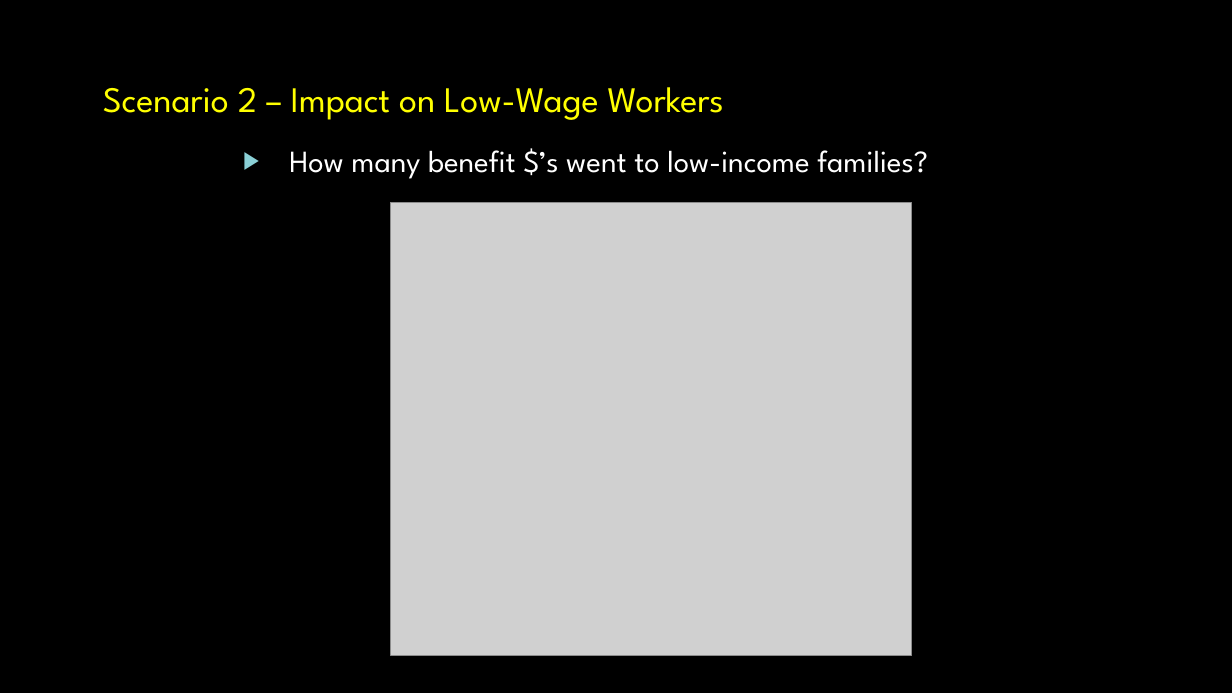
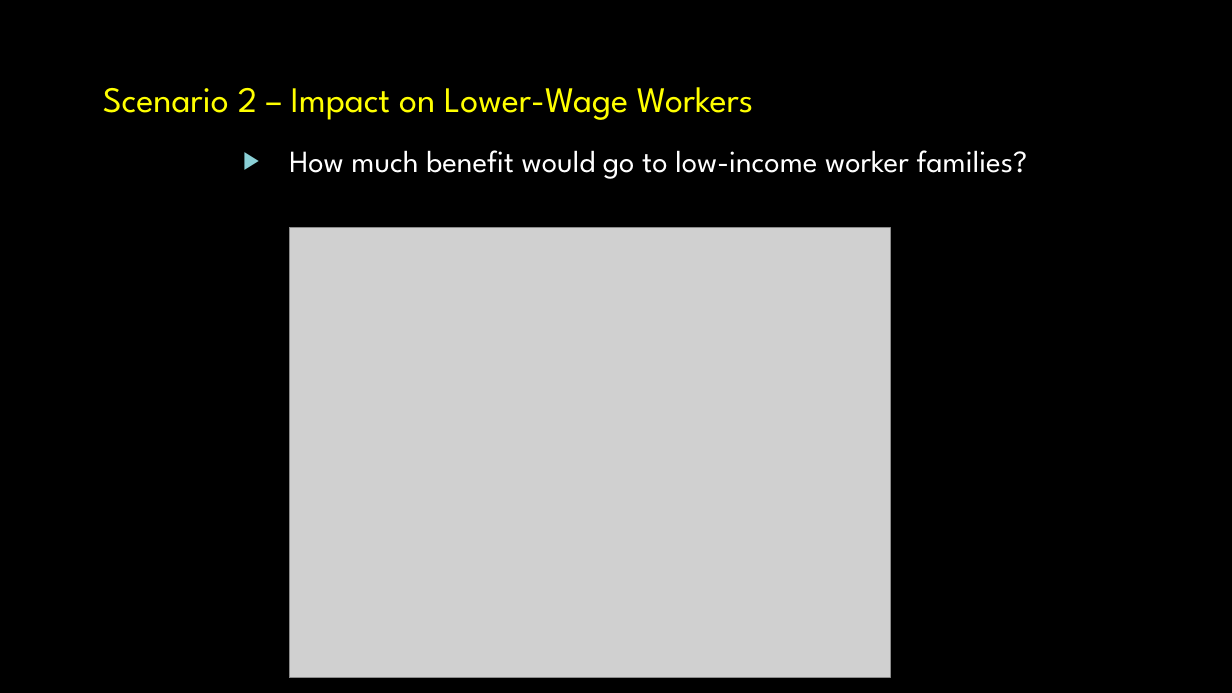
Before and after one commit to m-trinh/microsim, a slide deck: slide 32 of draft/demo_external_20191213/121319 Microsim Demonstration_cz_lp.pptx (slide 26 before the commit). Drawn at 1232x693 pixels with LibreOffice and Linux fonts; fonts in the diff are those of the drawing; grey boxes stand for pictures; background and template pictures are left out. Boxes give left, top, right and bottom in pixels: in the first picture for what was removed or moved away, otherwise in the second. Text is boxed around its words. In the diff, an @@ line names an element or a change of style, - is before the commit and + after.

Commit message:
simcol index issue fixed, make plots for low income

```diff
--- a/draft/demo_external_20191213/121319 Microsim Demonstration_cz_lp.pptx
+++ b/draft/demo_external_20191213/121319 Microsim Demonstration_cz_lp.pptx
@@ text at bbox=[103, 87, 1028, 179]: text changed @@
-    Scenario 2 – Impact on Low-Wage Workers
-      ▶ How many benefit $’s went to low-income families?
+    Scenario 2 – Impact on Lower-Wage Workers
+      ▶ How much benefit would go to low-income worker families?
@@ picture: place and size @@
-picture at bbox=[391, 202, 911, 656]
+picture at bbox=[289, 227, 890, 678]
```
Also in this commit, not shown: 14 other slides changed, 7 slides added, 3 slides removed, 11 other files.
